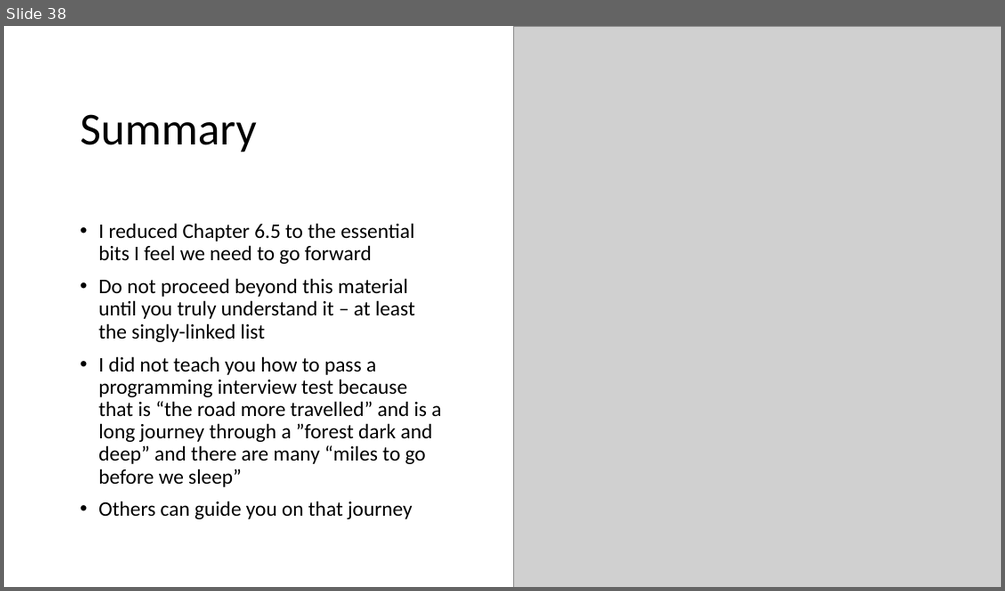
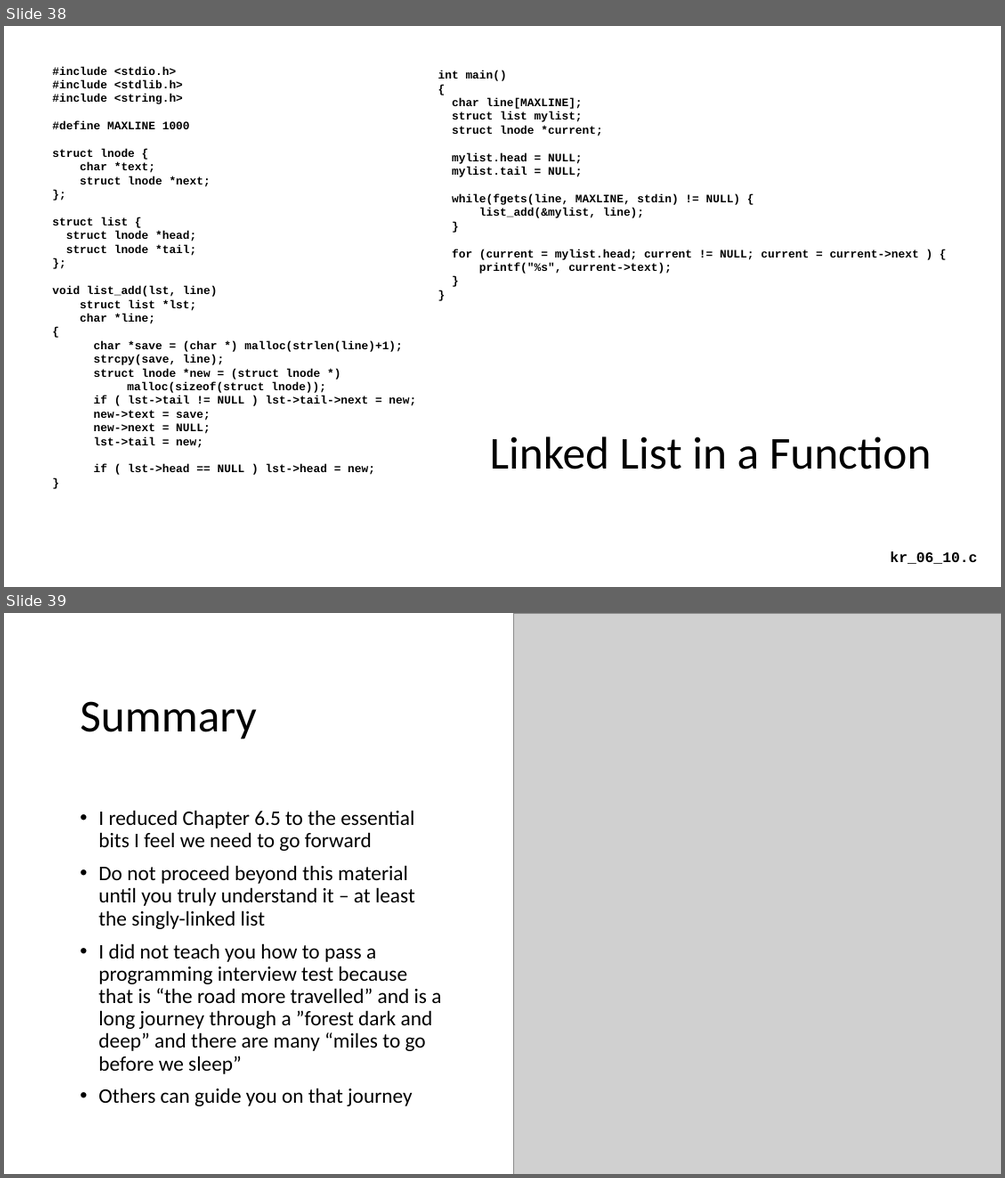
Before and after one commit to csev/cc4e, a slide deck: lectures/KR-6.pptx. Shown one above the other, each under a label of ours: slide 38 before the commit, slides 38 and 39 after it. The pictures are 1005x591 and 1005x1178 pixels, drawn with LibreOffice and Linux fonts; fonts in the diff are those of the drawing; grey boxes stand for pictures. Boxes give left, top, right and bottom in pixels: in the first picture for what was removed or moved away, otherwise in the second. Text is boxed around its words. In the diff, an @@ line names an element or a change of style, - is before the commit and + after.

```diff
--- a/lectures/KR-6.pptx
+++ b/lectures/KR-6.pptx
@@ slide 38 added at box(4, 26, 1001, 587), background #FFFFFF @@
@@ text added at box(52, 66, 416, 475), 11 pt, text #000000, bold @@
+#include <stdio.h>
+#include <stdlib.h>
+#include <string.h>
+#define MAXLINE 1000
+struct lnode {
+char *text;
+struct lnode *next;
+};
+struct list {
+struct lnode *head;
+struct lnode *tail;
+};
+void list_add(lst, line)
+struct list *lst;
+char *line;
+{
+char *save = (char *) malloc(strlen(line)+1);
+strcpy(save, line);
+struct lnode *new = (struct lnode *)
+malloc(sizeof(struct lnode));
+if ( lst->tail != NULL ) lst->tail->next = new;
+new->text = save;
+new->next = NULL;
+lst->tail = new;
+if ( lst->head == NULL ) lst->head = new;
+}
@@ text added at box(438, 70, 919, 273), 11 pt, text #000000, bold @@
+int main()
+{
+char line[MAXLINE];
+struct list mylist;
+struct lnode *current;
+mylist.head = NULL;
+mylist.tail = NULL;
+while(fgets(line, MAXLINE, stdin) != NULL) {
+list_add(&mylist, line);
+}
+for (current = mylist.head; current != NULL; current = current->next ) {
+printf("%s", current->text);
+}
+}
@@ title added at box(490, 436, 931, 469), 44 pt, text #000000 @@
+Linked List in a Function
@@ text added at box(890, 551, 977, 564), 14 pt, text #000000, bold @@
+kr_06_10.c
@@ what was slide 38 is now slide 39 @@
```
Also in this commit, not shown: 5 slides changed, 1 other file.
